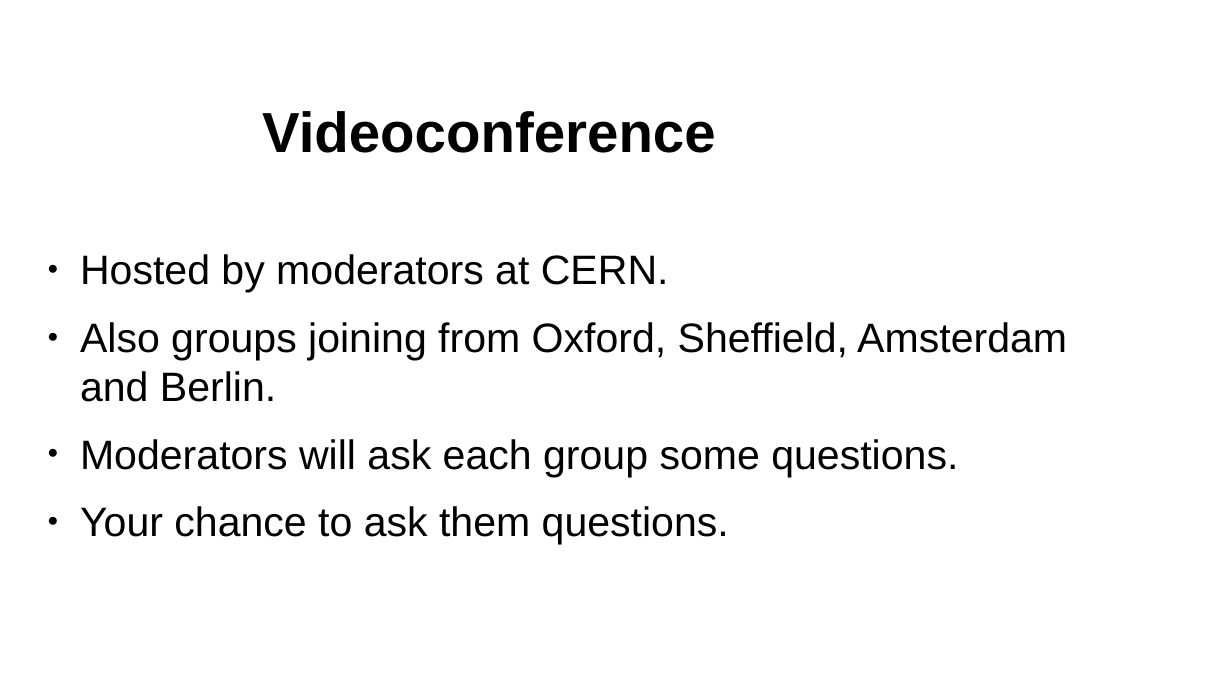
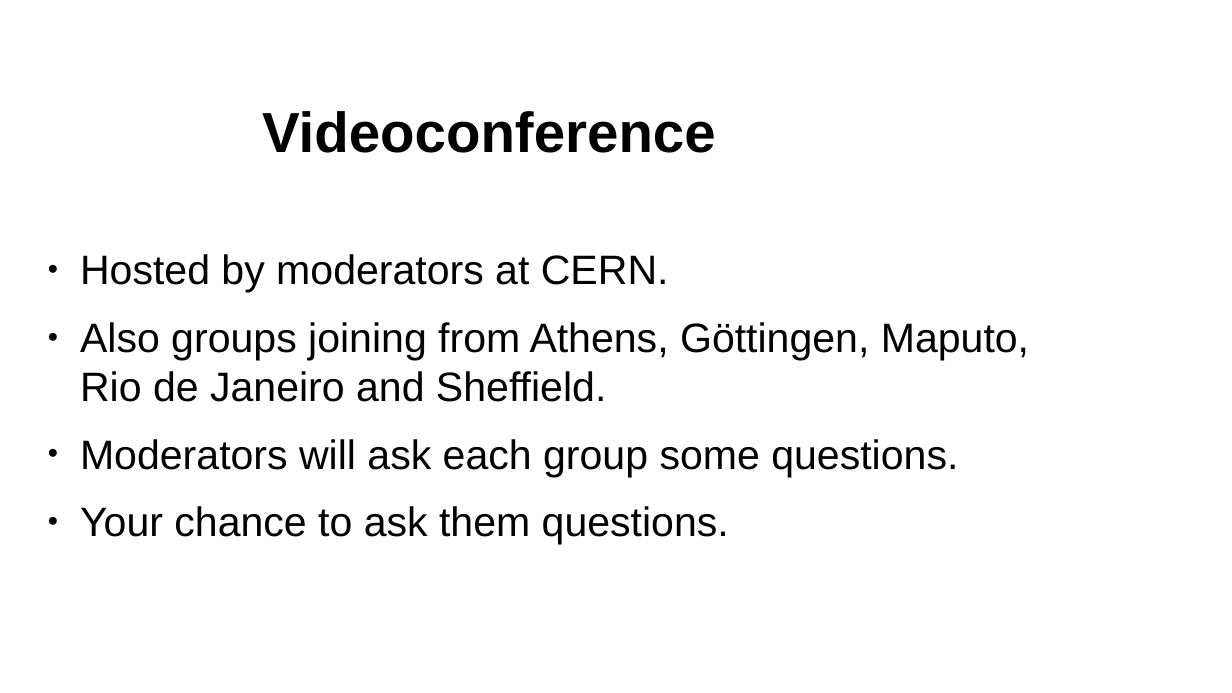
Before and after one commit to UCL-HEP/masterclass, a slide deck: slide 22 of docs/ucl-slides-2025.pptx. Drawn at 1232x693 pixels with LibreOffice and Linux fonts; fonts in the diff are those of the drawing; background and template pictures are left out. Boxes give left, top, right and bottom in pixels: in the first picture for what was removed or moved away, otherwise in the second. Text is boxed around its words. In the diff, an @@ line names an element or a change of style, - is before the commit and + after.

Commit message:
update participating institutions for 2025

```diff
--- a/docs/ucl-slides-2025.pptx
+++ b/docs/ucl-slides-2025.pptx
@@ text at box(80, 322, 1029, 402): text changed @@
-● Also groups joining from Oxford, Sheffield, Amsterdam and Berlin.
+● Also groups joining from Athens, Göttingen, Maputo, Rio de Janeiro and Sheffield.
```
